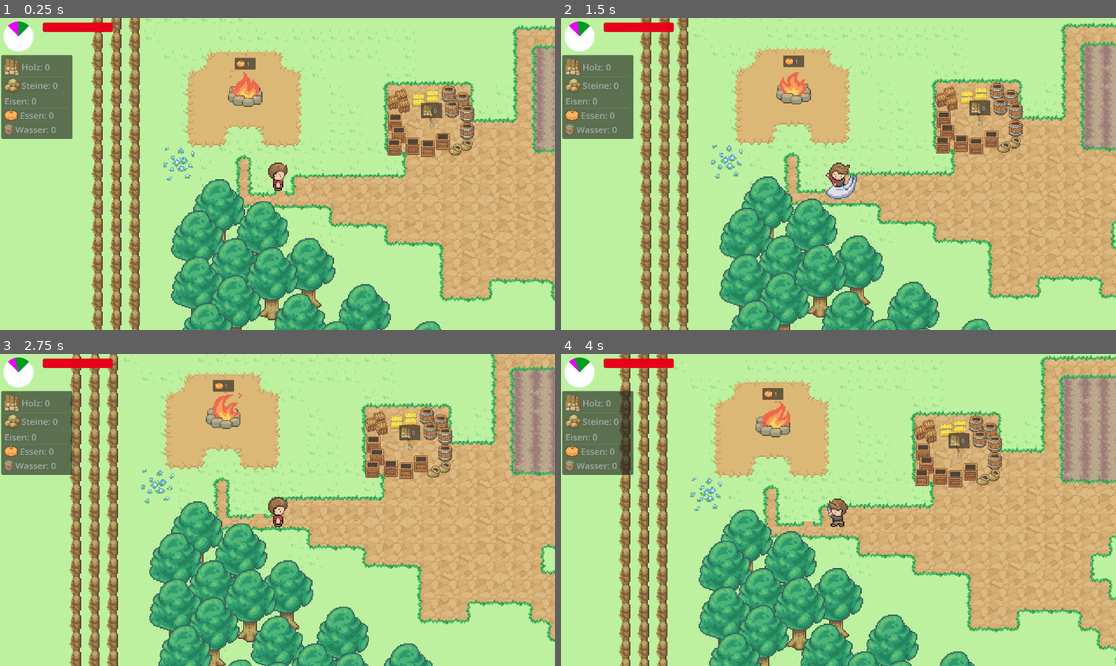
Above: before the commit, frames 1-4 (two rows, left to right).
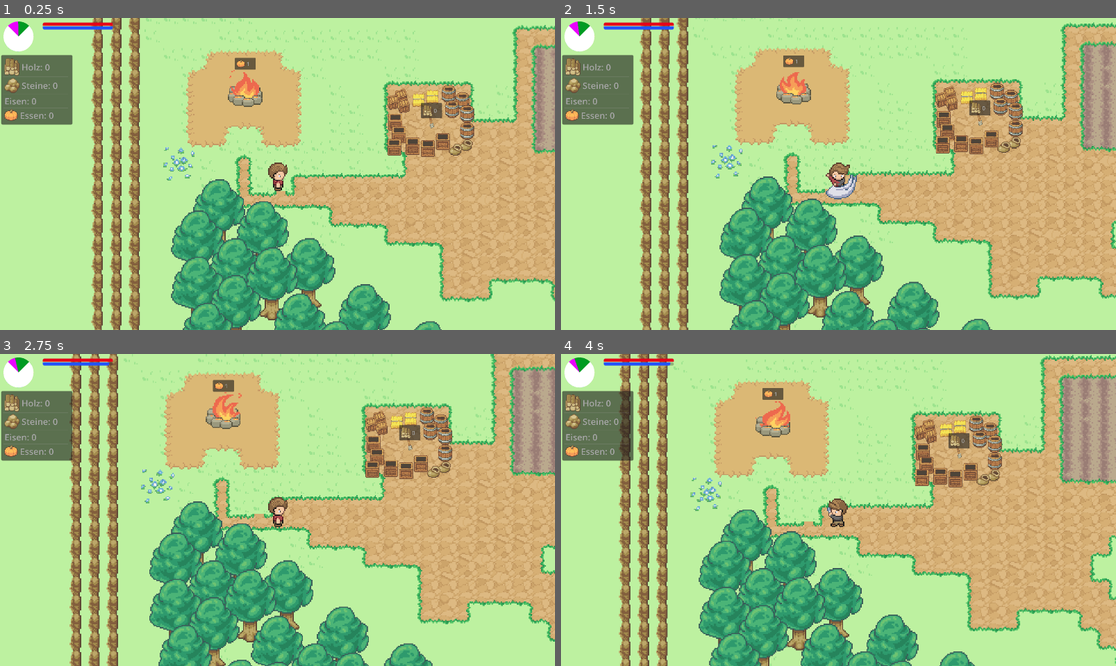
Above: after the commit, the same moments.

Repository: Herzmut-Games/hgj-2023
Game: Godot game, scene res://level.tscn
Same seed, same stepped clock (60 frames per second), same inputs: the game is played once before the commit and once after it.
Inputs:
- Up to frame 1 (0.25 s): no input
- Up to frame 2 (1.5 s): hold Right (ui_right) 0.53-1.28 s; tap Space (action) at 0.6, 1.35 s; hold Down (ui_down) from 1.28 s (still down)
- Up to frame 3 (2.75 s): release Down (ui_down) at 2.03 s; hold Right (ui_right) from 2.03 s (still down); tap Space (action) at 2.1 s
- Up to frame 4 (4 s): release Right (ui_right) at 2.78 s; hold Up (ui_up) 2.78-3.53 s; tap Space (action) at 2.85, 3.6 s; hold Left (ui_left) from 3.53 s (still down)

The runs differ from the first frame. In frame 1, 0.9% of the frame differs, in the area x 0-21%, y 2-39%; in frame 2, 0.9%; in frame 3, 0.9%; in frame 4, 0.9%.

Commit message:
Add thirst

Diff:
--- a/Inventory.gd
+++ b/Inventory.gd
@@ -28,7 +28,5 @@
 				icon = stone_sprite
 			Game.Items.FOOD:
 				icon = food_sprite
-			Game.Items.WATER:
-				icon = water_sprite
 
 		item_list.add_item(Game.get_item_name(item_name) + ": " + amount, icon, false)
--- /dev/null
+++ b/ThirstBar.gd
@@ -0,0 +1,21 @@
+extends Node2D
+
+@onready var progress_bar = $ProgressBar
+@onready var timer = $Timer
+
+@export var thirst_tickrate = 2
+
+func _ready():
+	Game.connect("thirst_changed", _thirst_changed)
+	progress_bar.max_value = Game.MAX_THIRST
+	progress_bar.value = Game.thirst_level
+
+	timer.wait_time = thirst_tickrate
+	timer.start()
+
+
+func _thirst_changed(thirst_level):
+	progress_bar.value = thirst_level
+
+func _on_timer_timeout():
+	Game.dec_thirst()
--- a/game.gd
+++ b/game.gd
@@ -2,13 +2,17 @@
 
 enum Season { SPRING, SUMMER, FALL, WINTER }
 
+const MAX_HUNGER = 10
+const MAX_THIRST = 20
+
 var season = Season.SPRING
-var hunger_level = 10
+var hunger_level = MAX_HUNGER
+var thirst_level = MAX_THIRST
 var house_level = 0
 var fuel_left = 5
 
 enum Items {
-	WOOD, STONE, IRON, FOOD, WATER
+	WOOD, STONE, IRON, FOOD
 }
 
 var Inventory = {
@@ -16,7 +20,6 @@
 	Items.STONE: 0,
 	Items.IRON: 0,
 	Items.FOOD: 0,
-	Items.WATER: 0,
 }
 
 # Preloaded sprites.
@@ -28,6 +31,7 @@
 signal season_changed
 signal fuel_changed
 signal hunger_changed
+signal thirst_changed
 signal inventory_updated
 
 # Called when the node enters the scene tree for the first time.
@@ -35,6 +39,18 @@
 	self.connect("season_changed", _season_changed)
 	self.connect("fuel_changed", _fuel_changed)
 
+func dec_thirst():
+	thirst_level -= 1
+
+	thirst_changed.emit(thirst_level)
+
+	if thirst_level < 0:
+		thirst_level = 0
+		end_game()
+
+func inc_thirst():
+	thirst_level = MAX_THIRST
+	thirst_changed.emit(thirst_level)
 
 func dec_hunger():
 	hunger_level -= 1
@@ -48,8 +64,8 @@
 func inc_hunger():
 	hunger_level += 1
 
-	if hunger_level > 10:
-		hunger_level = 10
+	if hunger_level > MAX_HUNGER:
+		hunger_level = MAX_HUNGER
 
 	hunger_changed.emit(hunger_level)
 
@@ -78,7 +94,6 @@
 		Items.WOOD: 	return "Holz"
 		Items.STONE: 	return "Steine"
 		Items.FOOD: 	return "Essen"
-		Items.WATER: 	return "Wasser"
 		Items.IRON: 	return "Eisen"
 		_: 				return "Unknown"
 
--- a/hunger_bar.gd
+++ b/hunger_bar.gd
@@ -8,9 +8,11 @@
 # Called when the node enters the scene tree for the first time.
 func _ready():
 	Game.connect("hunger_changed", _hunger_changed)
+	progress_bar.max_value = Game.MAX_HUNGER
 
 	timer.wait_time = hunger_tickrate
 	timer.start()
+
 
 func _hunger_changed(hunger_level):
 	progress_bar.value = hunger_level
--- a/hunger_bar.tscn
+++ b/hunger_bar.tscn
@@ -1,26 +1,48 @@
-[gd_scene load_steps=3 format=3 uid="uid://d1fwgigwwas5x"]
+[gd_scene load_steps=5 format=3 uid="uid://d1fwgigwwas5x"]
 
 [ext_resource type="Script" path="res://hunger_bar.gd" id="1_k2jmg"]
+[ext_resource type="Script" path="res://ThirstBar.gd" id="2_vrwbc"]
 
 [sub_resource type="StyleBoxFlat" id="StyleBoxFlat_j3cdt"]
 bg_color = Color(0.901961, 0, 0.101961, 1)
 corner_radius_top_left = 5
 corner_radius_top_right = 5
+
+[sub_resource type="StyleBoxFlat" id="StyleBoxFlat_148t0"]
+bg_color = Color(0.133333, 0.32549, 1, 1)
 corner_radius_bottom_right = 5
 corner_radius_bottom_left = 5
 
-[node name="HungerBar" type="Node2D"]
+[node name="Bars" type="Node2D"]
+
+[node name="HungerBar" type="Node2D" parent="."]
 script = ExtResource("1_k2jmg")
 
-[node name="ProgressBar" type="ProgressBar" parent="."]
+[node name="ProgressBar" type="ProgressBar" parent="HungerBar"]
 offset_right = 202.0
-offset_bottom = 27.0
+offset_bottom = 9.0
 theme_override_styles/fill = SubResource("StyleBoxFlat_j3cdt")
 max_value = 10.0
 step = 1.0
 value = 10.0
 show_percentage = false
 
-[node name="Timer" type="Timer" parent="."]
+[node name="Timer" type="Timer" parent="HungerBar"]
 
-[connection signal="timeout" from="Timer" to="." method="_on_timer_timeout"]
+[node name="ThirstBar" type="Node2D" parent="."]
+script = ExtResource("2_vrwbc")
+
+[node name="ProgressBar" type="ProgressBar" parent="ThirstBar"]
+offset_top = 11.0
+offset_right = 202.0
+offset_bottom = 20.0
+theme_override_styles/fill = SubResource("StyleBoxFlat_148t0")
+max_value = 10.0
+step = 1.0
+value = 10.0
+show_percentage = false
+
+[node name="Timer" type="Timer" parent="ThirstBar"]
+
+[connection signal="timeout" from="HungerBar/Timer" to="HungerBar" method="_on_timer_timeout"]
+[connection signal="timeout" from="ThirstBar/Timer" to="ThirstBar" method="_on_timer_timeout"]
--- a/items/water.gd
+++ b/items/water.gd
@@ -26,7 +26,7 @@
 
 func _scoop():
 	scooped = true
-	Game.inc_item(Game.Items.WATER)
+	Game.inc_thirst()
 
 func _grow():
 	scooped = false
